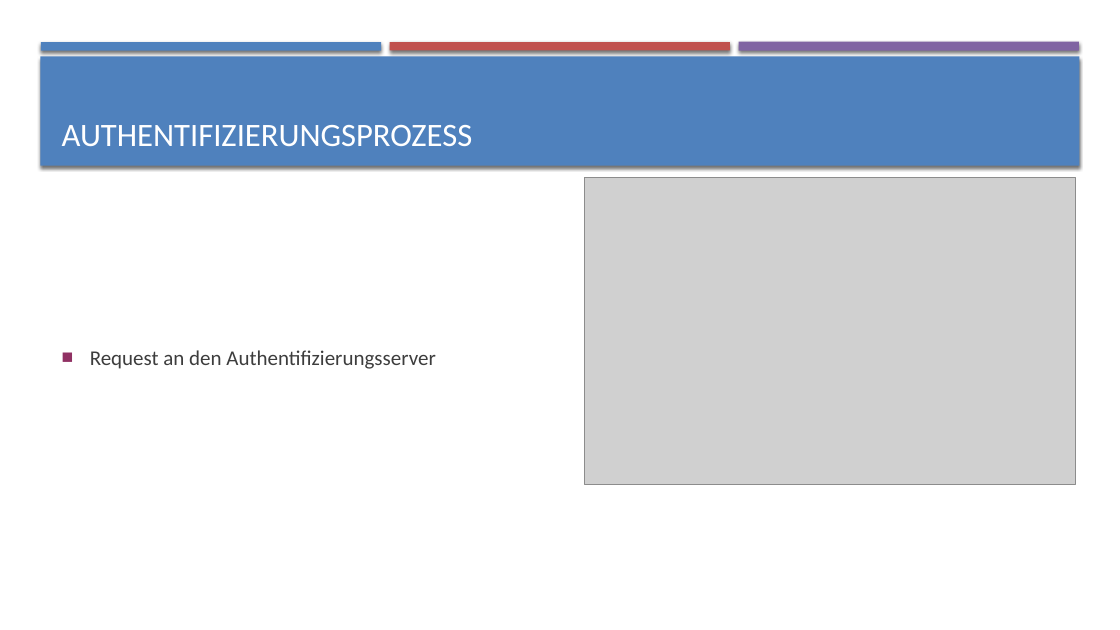
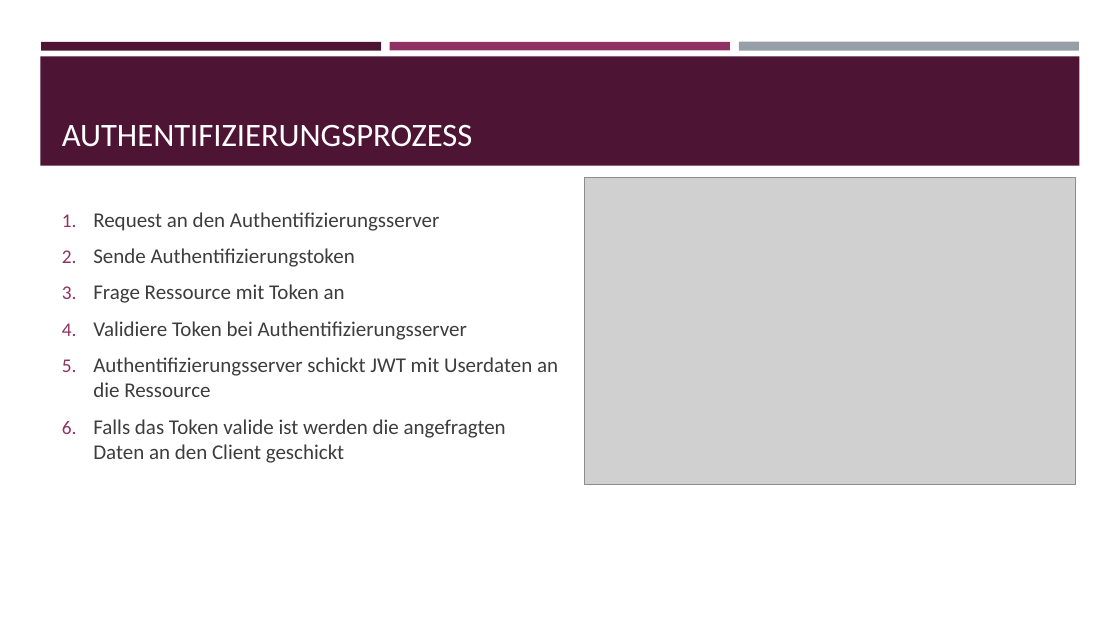
Before and after one commit to abcshmedu/pbl-gruppe-42, a slide deck: slide 5 of VortragSA.pptx (slide 4 before the commit). Drawn at 1120x630 pixels with LibreOffice and Linux fonts; fonts in the diff are those of the drawing; grey boxes stand for pictures. Boxes give left, top, right and bottom in pixels: in the first picture for what was removed or moved away, otherwise in the second. Text is boxed around its words. In the diff, an @@ line names an element or a change of style, - is before the commit and + after.

```diff
--- a/VortragSA.pptx
+++ b/VortragSA.pptx
@@ rectangle at [40, 56, 1080, 166]: fill #4F81BD to #4D1434; shadow off @@
@@ rectangle at [41, 42, 381, 50]: fill #4F81BD to #4D1434; shadow off @@
@@ rectangle at [390, 42, 730, 50]: fill #C0504D to #903163; shadow off @@
@@ rectangle at [739, 42, 1079, 51]: fill #8064A2 to #969FA7; shadow off @@
@@ text added at [93, 212, 558, 463], 18 pt, text #3D3D3D @@
+1. Request an den Authentifizierungsserver
+2. Sende Authentifizierungstoken
+3. Frage Ressource mit Token an
+4. Validiere Token bei Authentifizierungsserver
+5. Authentifizierungsserver schickt JWT mit Userdaten an die Ressource
+6. Falls das Token valide ist werden die angefragten Daten an den Client geschickt
@@ text removed at [90, 350, 435, 369] @@
-■ Request an den Authentifizierungsserver
```
Also in this commit, not shown: 3 other slides changed, 6 slides added, 1 slide removed.
